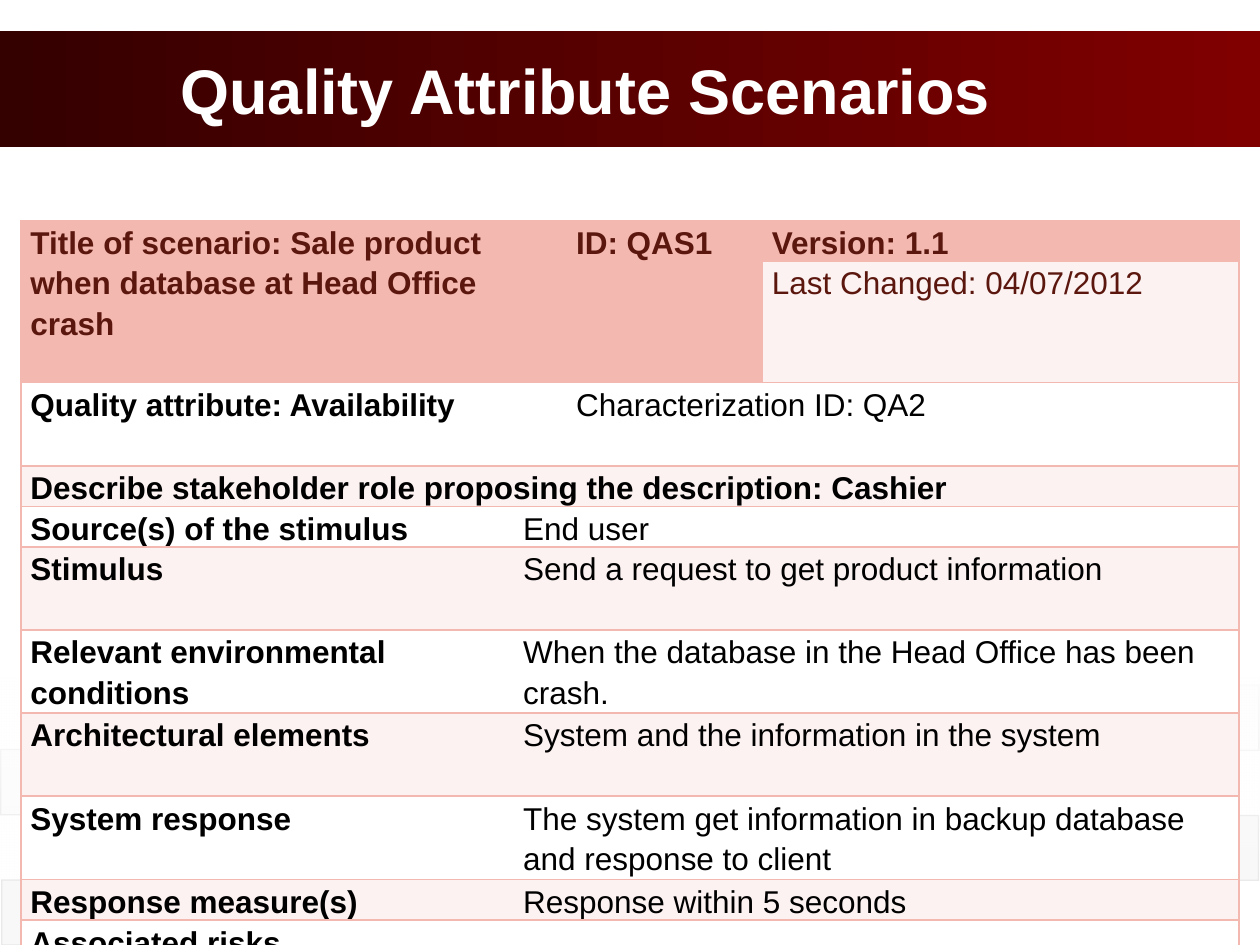
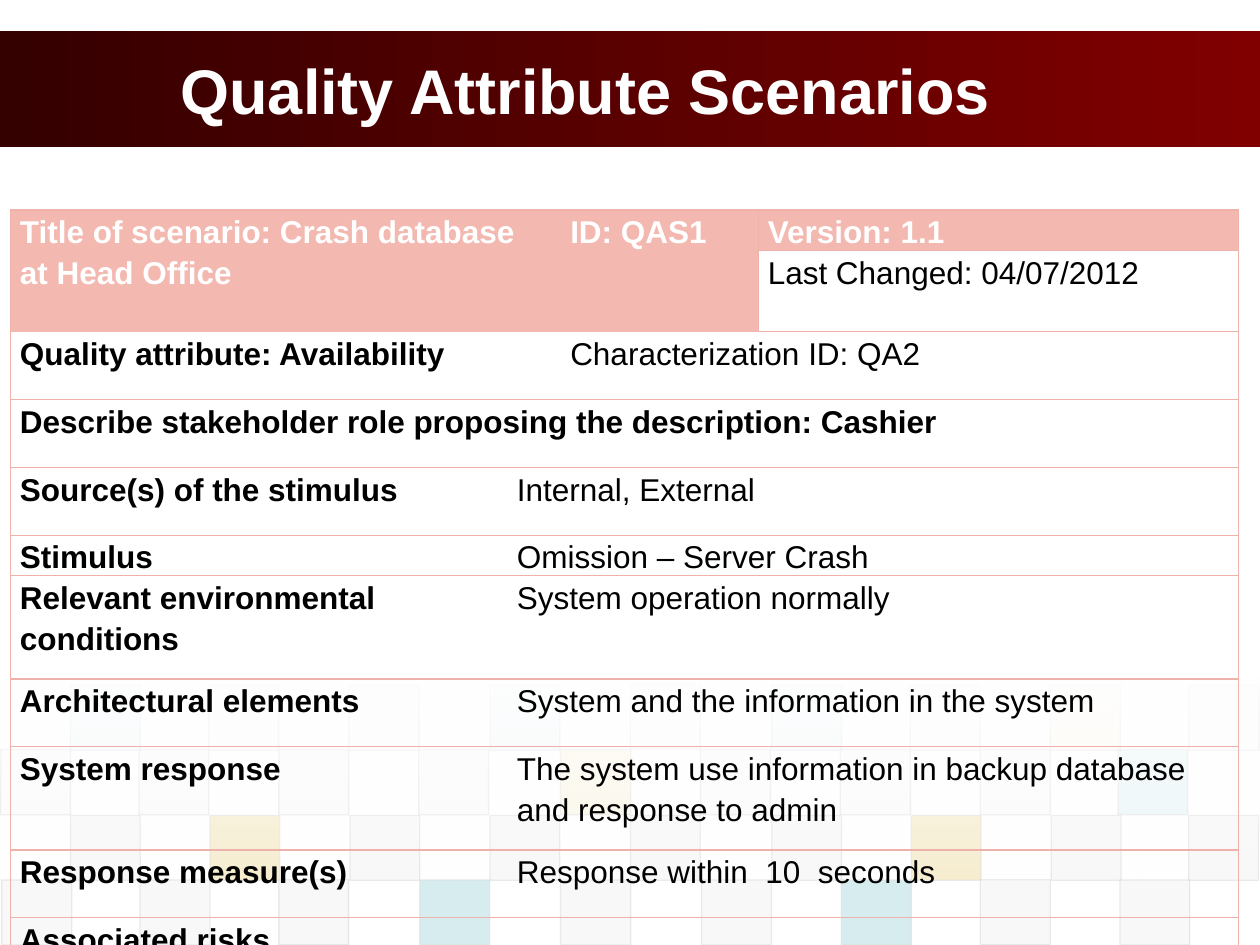
Before and after one commit to vucongthuc/hit-team-2012, a slide deck: slide 21 of Architect and Design/Final Project/K15T2_Team2_FinalProject/POS_Presentation/POS_PresentationSlide.pptx (slide 19 before the commit). Drawn at 1260x945 pixels with LibreOffice and Linux fonts; fonts in the diff are those of the drawing; background and template pictures are left out. Boxes give left, top, right and bottom in pixels: in the first picture for what was removed or moved away, otherwise in the second. Text is boxed around its words. In the diff, an @@ line names an element or a change of style, - is before the commit and + after.

```diff
--- a/Architect and Design/Final Project/K15T2_Team2_FinalProject/POS_Presentation/POS_PresentationSlide.pptx
+++ b/Architect and Design/Final Project/K15T2_Team2_FinalProject/POS_Presentation/POS_PresentationSlide.pptx
@@ table at box(10, 210, 1237, 945) @@
-row 1, column 1: Title of scenario: Sale product when database at Head Office crash
+row 1, column 1: Title of scenario: Crash database at Head Office
-row 5, column 2: End user
+row 5, column 2: Internal, External
-row 6, column 2: Send a request to get product information
+row 6, column 2: Omission – Server Crash
-row 7, column 2: When the database in the Head Office has been crash.
+row 7, column 2: System operation normally
-row 9, column 2: The system get information in backup database and response to client
+row 9, column 2: The system use information in backup database and response to admin
-row 10, column 2: Response within 5 seconds
+row 10, column 2: Response within 10 seconds
@@ fill #F3B8B0 to none in 3 cells @@
@@ fill #FDF3F2 to none in 8 cells @@
@@ fill #FFFFFF to none in 10 cells @@
@@ text colour #5B170E to #FFFFFF in "ID: QAS1", "Version: 1.1" @@
@@ text colour #5B170E to #000000 in "Last Changed: 04/07/2012" @@
@@ borders changed @@
@@ table: place and size @@
-table at box(21, 220, 1239, 945)
+table at box(10, 210, 1237, 945)
```
Also in this commit, not shown: 2 other slides changed, 4 slides added, 1 slide removed, 6 other files.
